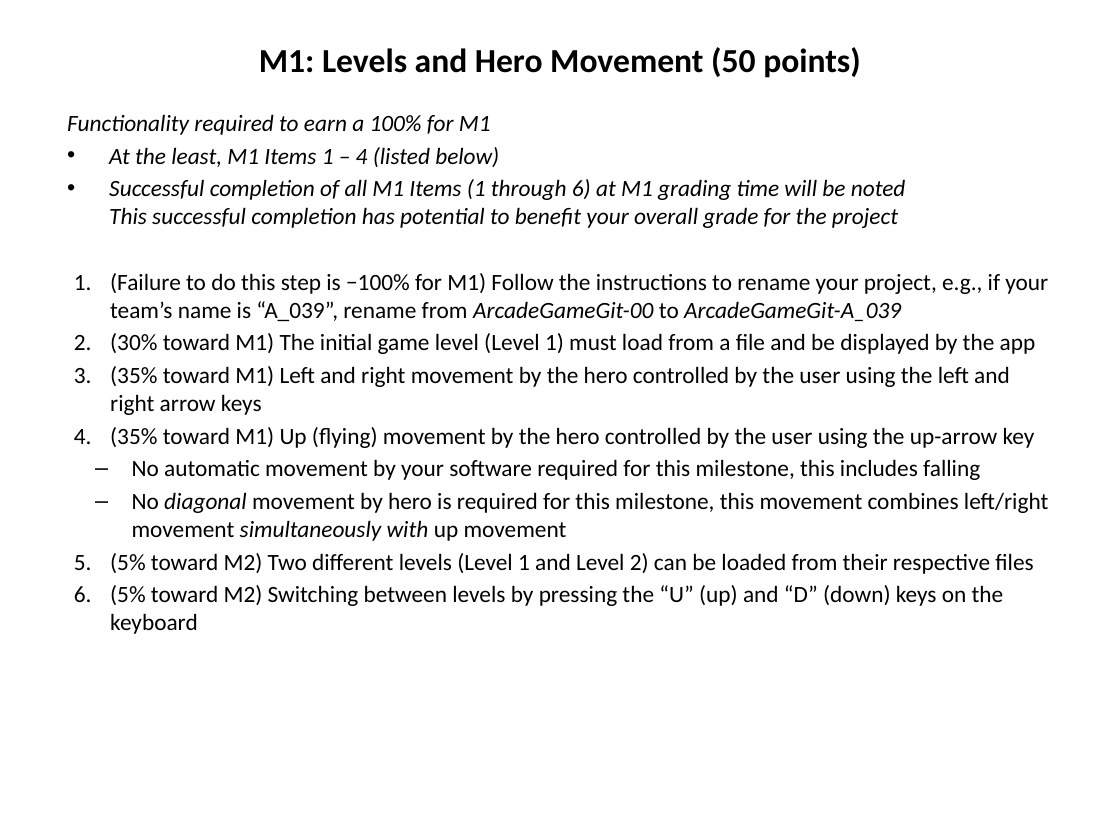
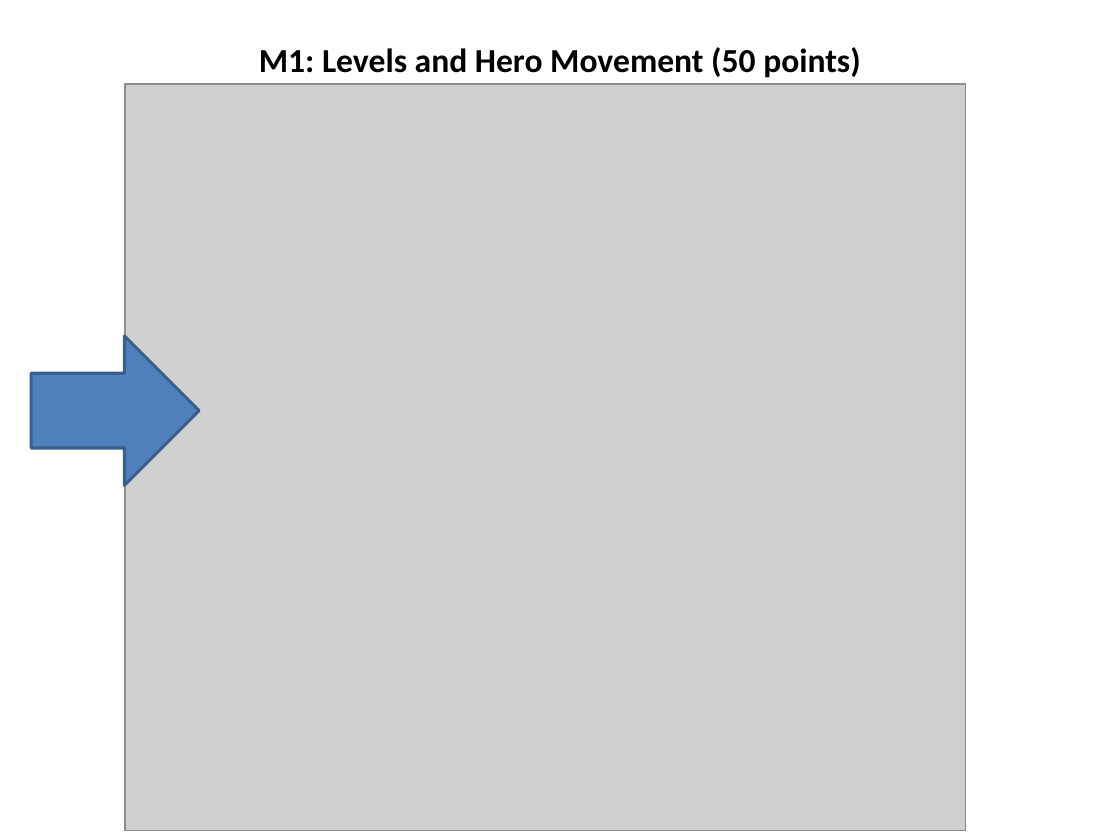
Before and after one commit to RHIT-CSSE/csse220, a slide deck: slide 16 of ClassMaterialsChunked/EventBasedGameLoop/Slides/EventBasedGameLoop.pptx (slide 13 before the commit). Drawn at 1120x840 pixels with LibreOffice and Linux fonts; fonts in the diff are those of the drawing; grey boxes stand for pictures. Boxes give left, top, right and bottom in pixels: in the first picture for what was removed or moved away, otherwise in the second. Text is boxed around its words. In the diff, an @@ line names an element or a change of style, - is before the commit and + after.

```diff
--- a/ClassMaterialsChunked/EventBasedGameLoop/Slides/EventBasedGameLoop.pptx
+++ b/ClassMaterialsChunked/EventBasedGameLoop/Slides/EventBasedGameLoop.pptx
@@ picture added at [125, 84, 965, 831] @@
@@ text removed at [67, 114, 1048, 634] @@
-Functionality required to earn a 100% for M1
-• At the least, M1 Items 1 – 4 (listed below)
-• Successful completion of all M1 Items (1 through 6) at M1 grading time will be noted
-  This successful completion has potential to benefit your overall grade for the project
-1. (Failure to do this step is −100% for M1) Follow the instructions to rename your project, e.g., if your team’s name is “A_039”, rename from ArcadeGameGit-00 to ArcadeGameGit-A_039
-2. (30% toward M1) The initial game level (Level 1) must load from a file and be displayed by the app
-3. (35% toward M1) Left and right movement by the hero controlled by the user using the left and right arrow keys
-4. (35% toward M1) Up (flying) movement by the hero controlled by the user using the up-arrow key
-  – No automatic movement by your software required for this milestone, this includes falling
-  – No diagonal movement by hero is required for this milestone, this movement combines left/right movement simultaneously with up movement
-5. (5% toward M2) Two different levels (Level 1 and Level 2) can be loaded from their respective files
-6. (5% toward M2) Switching between levels by pressing the “U” (up) and “D” (down) keys on the keyboard
@@ right arrow added at [31, 336, 199, 485], fill #4F81BD, outline #3A5F8C 2 pt @@
```
Also in this commit, not shown: 8 other slides changed, 4 slides added, 7 other files.
